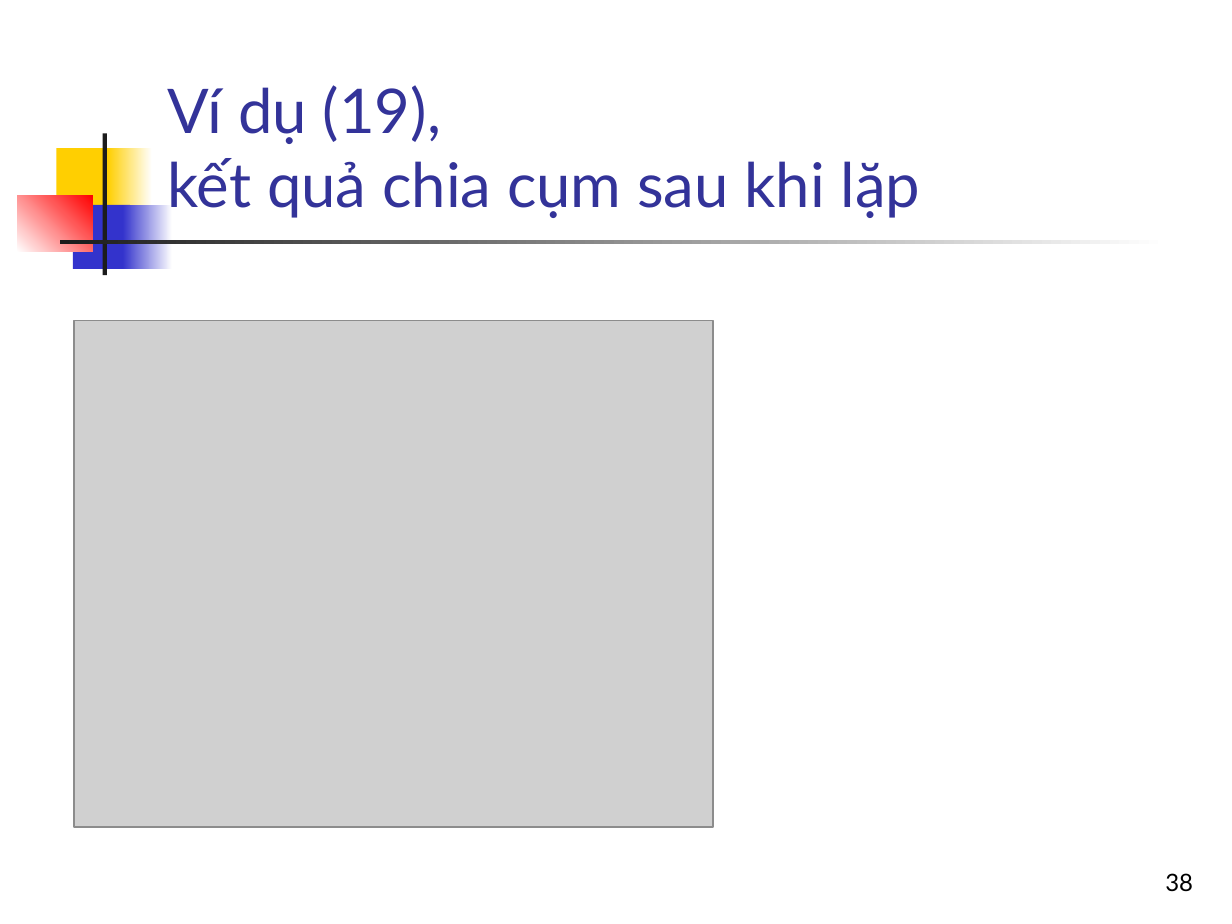
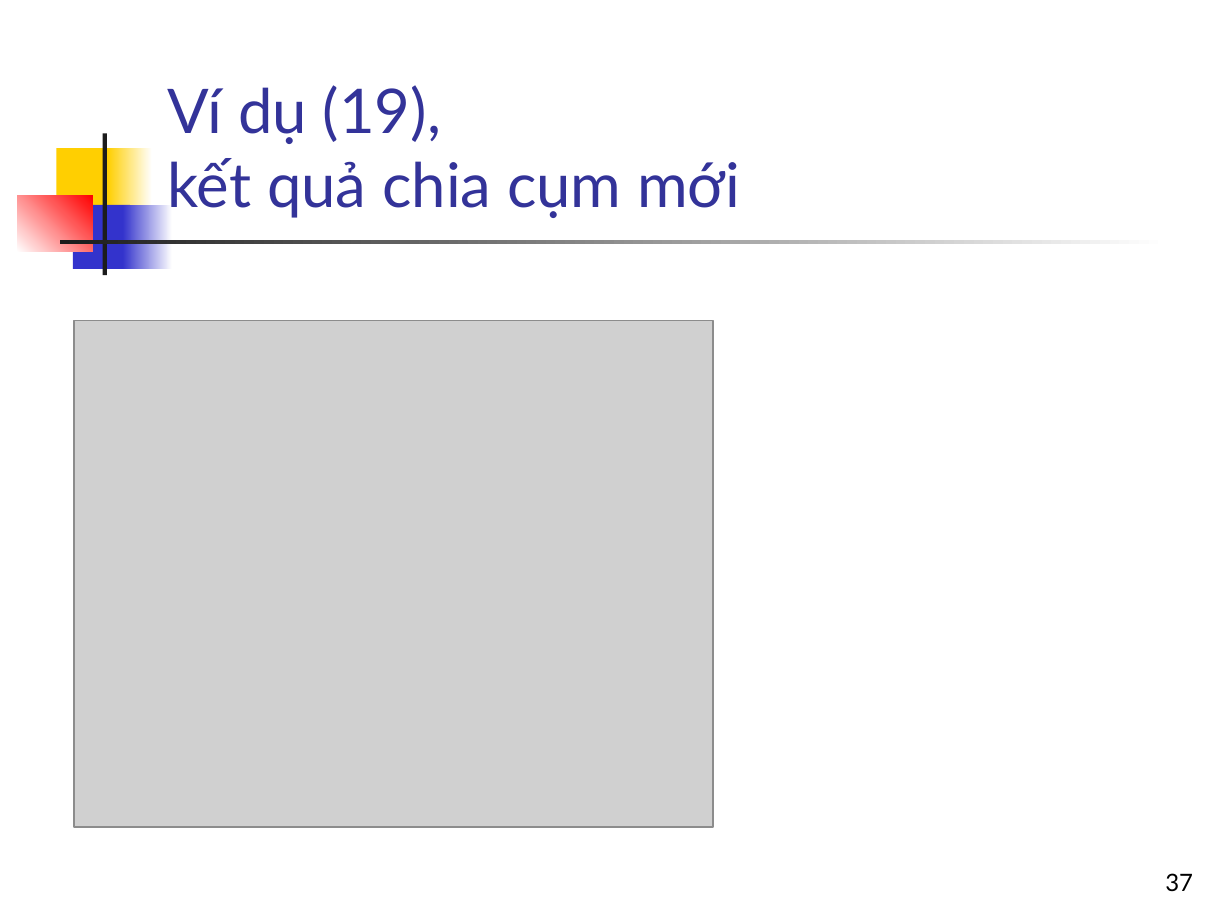
Before and after one commit to nguyenkhanhthien/IT4853, a slide deck: slide 37 of Bai 18 Chia cum va ung dung trong tim kiem_phần 1.pptx (slide 38 before the commit). Drawn at 1232x924 pixels with LibreOffice and Linux fonts; fonts in the diff are those of the drawing; grey boxes stand for pictures. Boxes give left, top, right and bottom in pixels: in the first picture for what was removed or moved away, otherwise in the second. Text is boxed around its words. In the diff, an @@ line names an element or a change of style, - is before the commit and + after.

```diff
--- a/Bai 18 Chia cum va ung dung trong tim kiem_phần 1.pptx
+++ b/Bai 18 Chia cum va ung dung trong tim kiem_phần 1.pptx
@@ title at box(167, 85, 740, 218): text changed @@
-Ví dụ (19),
-kết quả chia cụm sau khi lặp
+Ví dụ (19),
+kết quả chia cụm mới
@@ page number at box(1165, 873, 1193, 891): text changed @@
-38
+37
```
Also in this commit, not shown: 13 other slides changed, 1 slide removed.
